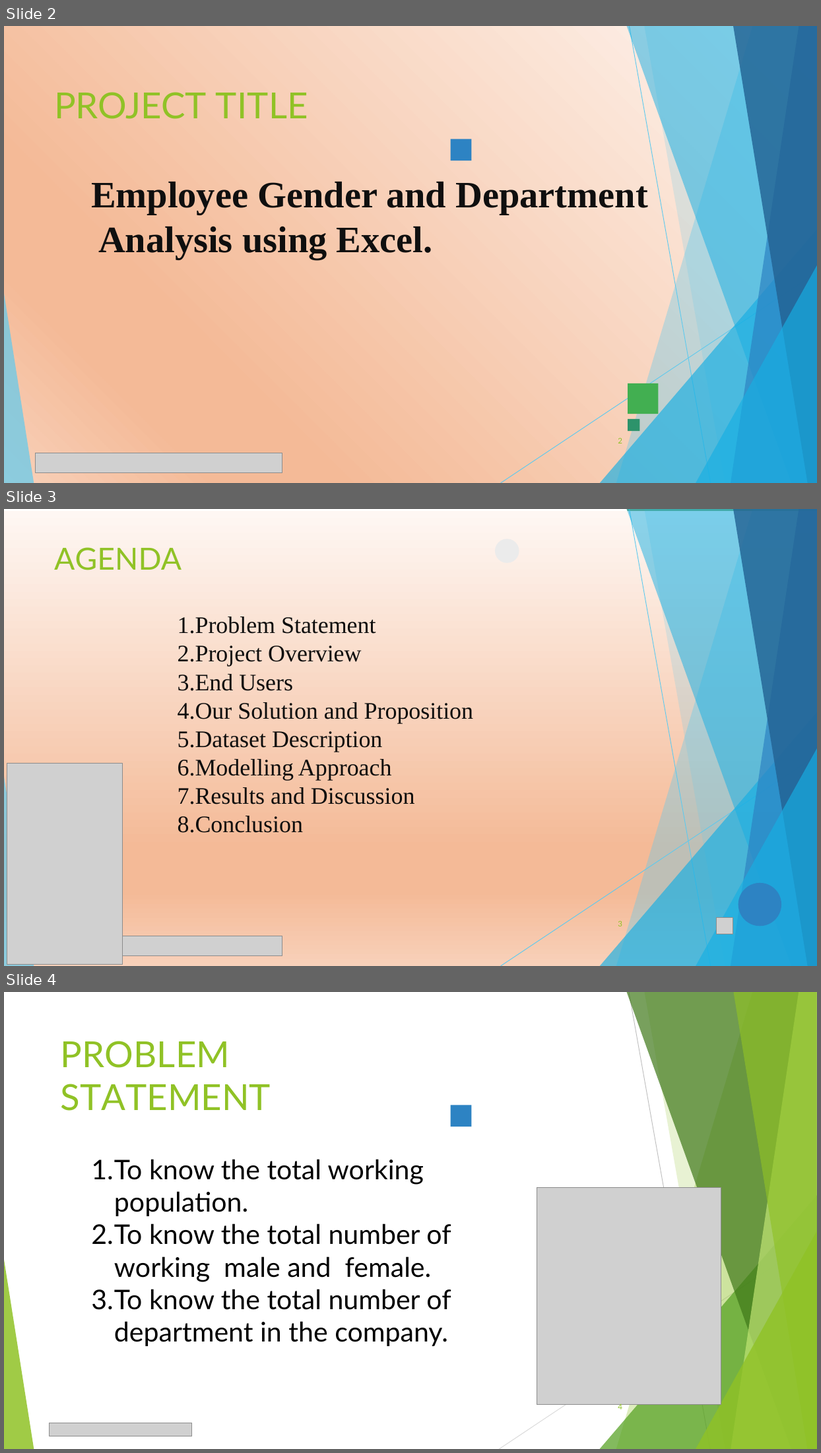
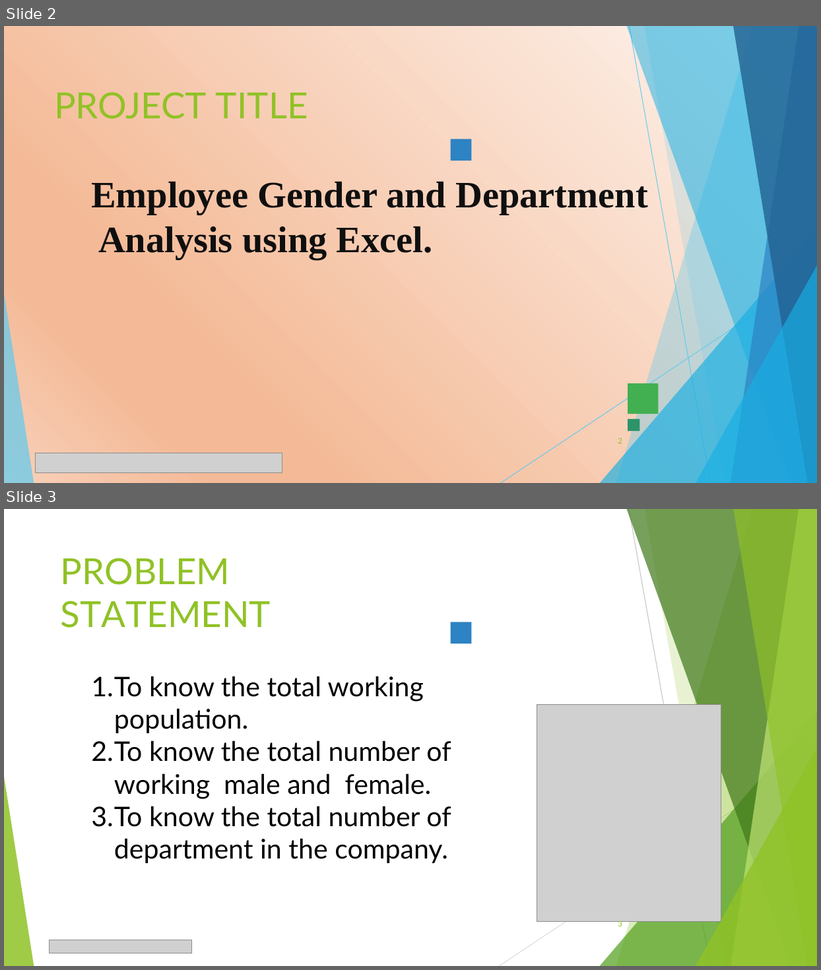
Before and after one commit to Saarathi123/Saarathi-, a slide deck: TNSDC PROJECT.pptx. Shown one above the other, each under a label of ours: slides 2, 3 and 4 before the commit, slides 2 and 3 after it. The pictures are 821x1453 and 821x970 pixels, drawn with LibreOffice and Linux fonts; fonts in the diff are those of the drawing; grey boxes stand for pictures. Boxes give left, top, right and bottom in pixels: in the first picture for what was removed or moved away, otherwise in the second. Text is boxed around its words. In the diff, an @@ line names an element or a change of style, - is before the commit and + after.

```diff
--- a/TNSDC PROJECT.pptx
+++ b/TNSDC PROJECT.pptx
@@ slide 3 removed at (4, 509, 817, 966), background #FFFFFF; not listed: 10 template elements that a slide beside it also shows @@
@@ freeform shape removed at (4, 511, 817, 966) @@
@@ title removed at (54, 547, 182, 570) @@
-AGENDA
@@ freeform shape removed at (495, 539, 519, 563) @@
@@ text removed at (178, 617, 474, 833) @@
-1. Problem Statement
-2. Project Overview
-3. End Users
-4. Our Solution and Proposition
-5. Dataset Description
-6. Modelling Approach
-7. Results and Discussion
-8. Conclusion
@@ picture removed at (7, 764, 123, 964) @@
@@ group removed at (501, 509, 817, 966): 9 freeform shapes @@
@@ freeform shape removed at (4, 777, 34, 966) @@
@@ freeform shape removed at (739, 883, 781, 927) @@
@@ page number removed at (618, 921, 622, 927) @@
-3
@@ picture removed at (717, 918, 733, 935) @@
@@ picture removed at (35, 937, 282, 956) @@
@@ what was slide 4 is now slide 3 @@
@@ page number at (618, 920, 622, 927): text changed @@
-4
+3
```
Also in this commit, not shown: 3 slides changed.
